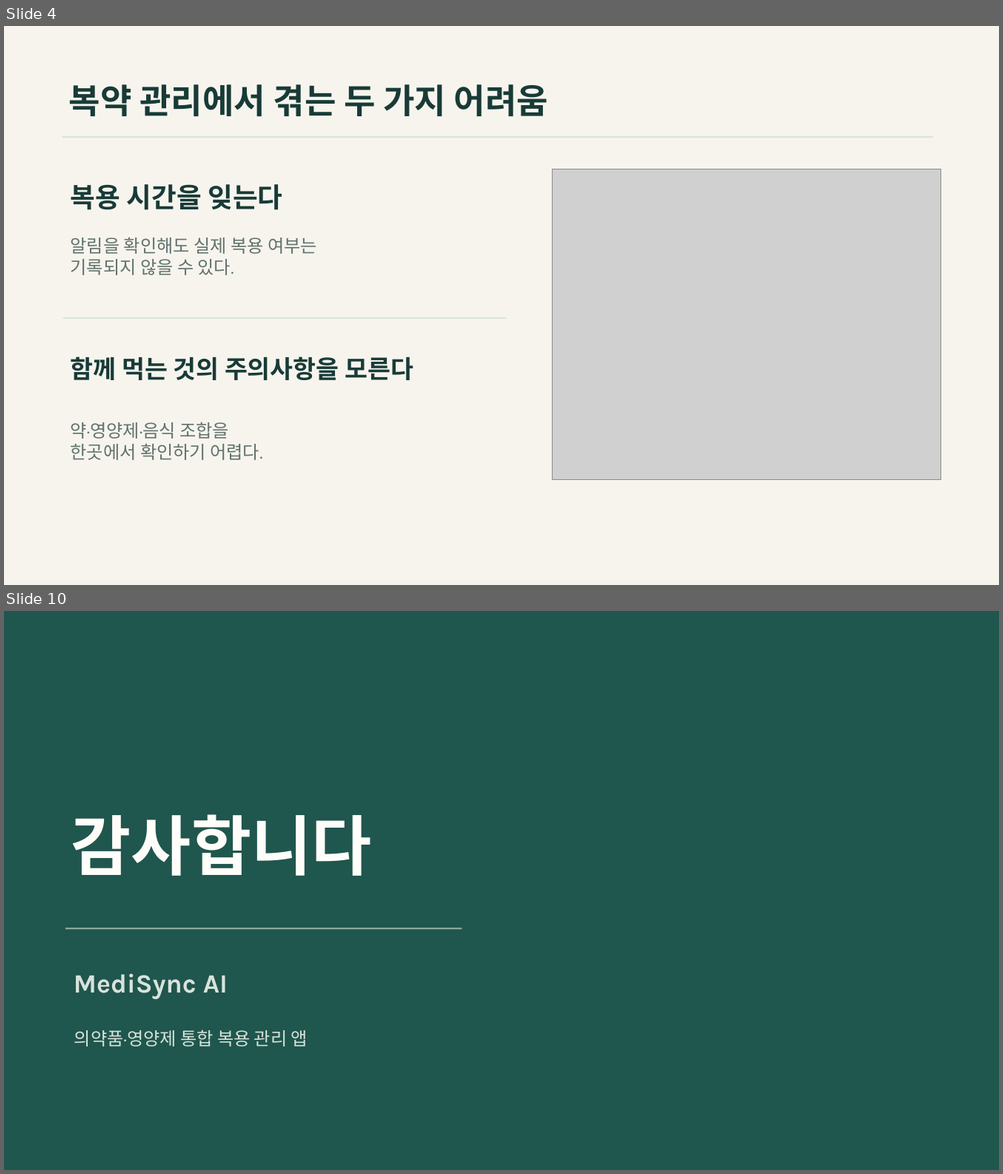
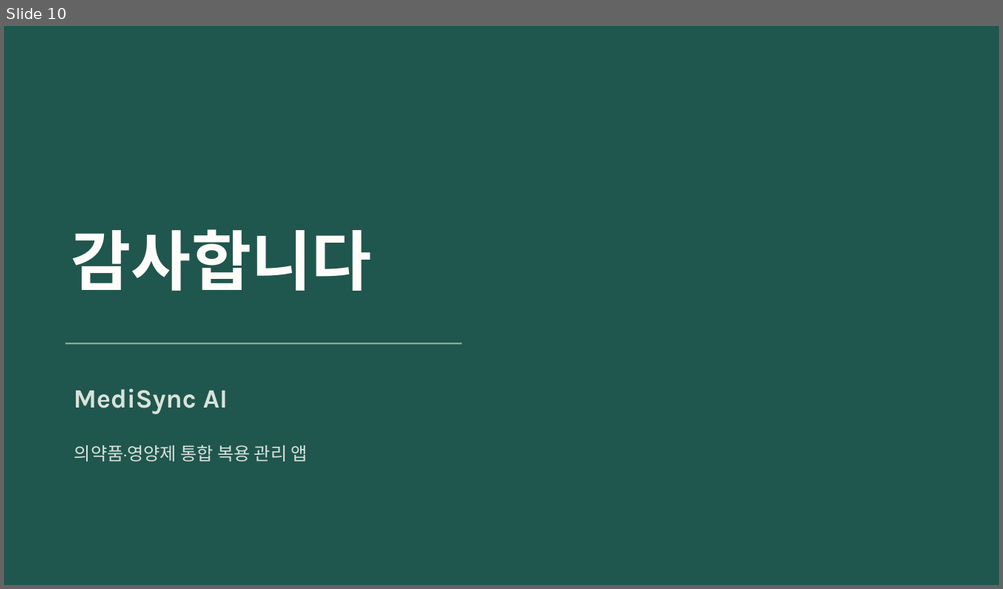
Before and after one commit to chanwoo03/TOC, a slide deck: docs/downloads/MediSync-AI.pptx. Shown one above the other, each under a label of ours: slides 4 and 10 before the commit, slide 10 after it; the slides between them are not shown. The pictures are 1003x1174 and 1003x589 pixels, drawn with LibreOffice and Linux fonts; fonts in the diff are those of the drawing; grey boxes stand for pictures. Boxes give left, top, right and bottom in pixels: in the first picture for what was removed or moved away, otherwise in the second. Text is boxed around its words. In the diff, an @@ line names an element or a change of style, - is before the commit and + after.

```diff
--- a/docs/downloads/MediSync-AI.pptx
+++ b/docs/downloads/MediSync-AI.pptx
@@ slide 4 removed at (x1=4, y1=26, x2=999, y2=585), background #F7F4EE @@
@@ text removed at (x1=69, y1=84, x2=548, y2=116) @@
-복약 관리에서 겪는 두 가지 어려움
@@ rectangle removed at (x1=62, y1=136, x2=933, y2=138) @@
@@ picture removed at (x1=552, y1=170, x2=940, y2=480) @@
@@ text removed at (x1=71, y1=184, x2=282, y2=210) @@
-복용 시간을 잊는다
@@ text removed at (x1=71, y1=238, x2=317, y2=275) @@
-알림을 확인해도 실제 복용 여부는
-기록되지 않을 수 있다.
@@ rectangle removed at (x1=63, y1=318, x2=506, y2=319) @@
@@ text removed at (x1=71, y1=357, x2=413, y2=380) @@
-함께 먹는 것의 주의사항을 모른다
@@ text removed at (x1=71, y1=423, x2=262, y2=460) @@
-약·영양제·음식 조합을
-한곳에서 확인하기 어렵다.
```
Also in this commit, not shown: 2 slides changed, 7 slides added, 6 other slides removed, 26 other files.
